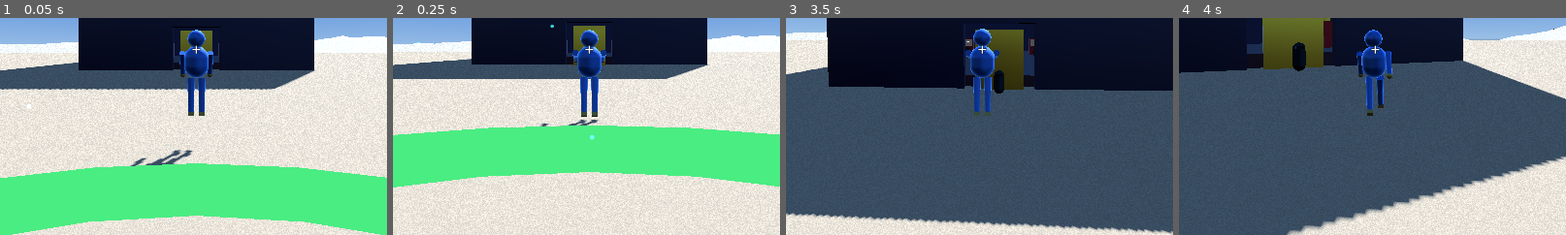
Above: before the commit, frames 1-4 (left to right).
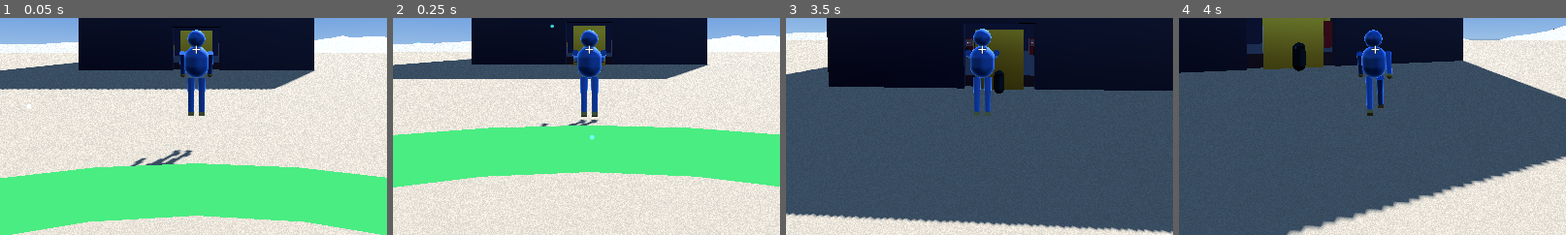
Above: after the commit, the same moments.

Repository: cactuszdre/cactusidle
Game: Godot game, scene res://scenes/main.tscn
Two runs of this game, one before a commit and one after it. Both use one fixed random seed, a clock stepped at 60 frames per second and the inputs below.
Inputs (mouse positions are % of the whole screen's width and height, from its top left):
- Up to frame 1 (0.05 s): no input
- Up to frame 2 (0.25 s): no input
- Up to frame 3 (3.5 s): tap Enter (ui_accept) at 0.5, 0.77, 1.52, 3.02 s; move the mouse to (55, 50) at 0.52 s; hold W (avancer) from 0.53 s (still down); click (55, 50) at 0.6 s; move the mouse to (45, 50) at 1.27 s; tap Tab (next_machine) at 1.35 s; move the mouse to (52, 48) at 2.02 s; hold S (reculer) 2.03-2.78 s; move the mouse to (49, 52) at 2.77 s; right-click (49, 52) at 2.85 s; click (49, 52) at 2.92 s
- Up to frame 4 (4 s): keep holding W (avancer); move the mouse to (57, 51) at 3.52 s; tap R (rotate_building) at 3.6 s; tap Enter (ui_accept) at 3.77 s
The pictures show only the part of the screen within x 25-75%, y 43-93%; the shares and areas given below are measured in that part.

The runs differ from the first frame. In frame 1, less than 0.1% of the frame differs, in the area x 44-46%, y 11-15%; in frame 2, less than 0.1%; in frame 3, 0.1%, in the area x 46-65%, y 9-17%; in frame 4, nothing differs.

Commit message:
feat: Add functional slot machine with player sitting and lever interaction.

Diff:
--- a/scenes/slot_machine.tscn
+++ b/scenes/slot_machine.tscn
@@ -31,17 +31,22 @@
 
 [sub_resource type="CylinderMesh" id="CylinderMesh_lever"]
 material = SubResource("StandardMaterial3D_lever")
-top_radius = 0.08
-bottom_radius = 0.08
-height = 0.8
+top_radius = 0.1
+bottom_radius = 0.1
+height = 1.2
+
+[sub_resource type="StandardMaterial3D" id="StandardMaterial3D_lever_handle"]
+albedo_color = Color(1, 0.1, 0.1, 1)
+metallic = 0.8
+roughness = 0.3
 
 [sub_resource type="SphereMesh" id="SphereMesh_lever_handle"]
-material = SubResource("StandardMaterial3D_lever")
-radius = 0.15
-height = 0.3
+material = SubResource("StandardMaterial3D_lever_handle")
+radius = 0.25
+height = 0.5
 
 [sub_resource type="BoxShape3D" id="BoxShape3D_lever"]
-size = Vector3(0.3, 1.0, 0.3)
+size = Vector3(0.5, 1.4, 0.5)
 
 [sub_resource type="StandardMaterial3D" id="StandardMaterial3D_chair"]
 albedo_color = Color(0.2, 0.1, 0.05, 1)
@@ -69,12 +74,29 @@
 transform = Transform3D(1, 0, 0, 0, 1, 0, 0, 0, 1, 0, 2.2, 0.8)
 mesh = SubResource("BoxMesh_screen")
 
+[node name="Reel1" type="Label3D" parent="Body/Screen"]
+transform = Transform3D(1, 0, 0, 0, 1, 0, 0, 0, 1, -0.4, 0, 0.1)
+text = "🎰"
+font_size = 64
+outline_size = 8
+
+[node name="Reel2" type="Label3D" parent="Body/Screen"]
+transform = Transform3D(1, 0, 0, 0, 1, 0, 0, 0, 1, 0, 0, 0.1)
+text = "🎰"
+font_size = 64
+outline_size = 8
+
+[node name="Reel3" type="Label3D" parent="Body/Screen"]
+transform = Transform3D(1, 0, 0, 0, 1, 0, 0, 0, 1, 0.4, 0, 0.1)
+text = "🎰"
+font_size = 64
+outline_size = 8
+
 [node name="Label3D" type="Label3D" parent="Body"]
-transform = Transform3D(1, 0, 0, 0, 1, 0, 0, 0, 1, 0, 2.2, 0.9)
-billboard = 1
+transform = Transform3D(1, 0, 0, 0, 1, 0, 0, 0, 1, 0, 1.2, 0.9)
 text = "JOUER
 50 🌵"
-font_size = 32
+font_size = 24
 outline_size = 6
 
 [node name="WinParticles" type="GPUParticles3D" parent="Body"]
@@ -87,23 +109,24 @@
 randomness = 0.5
 
 [node name="Lever" type="Node3D" parent="Body"]
-transform = Transform3D(1, 0, 0, 0, 1, 0, 0, 0, 1, 0.8, 1.5, 0.5)
+transform = Transform3D(1, 0, 0, 0, 1, 0, 0, 0, 1, 0.95, 1.6, 0.7)
 
-[node name="LeverMesh" type="MeshInstance3D" parent="Body/Lever"]
-transform = Transform3D(1, 0, 0, 0, 1, 0, 0, 0, 1, 0, 0, 0)
+[node name="LeverBase" type="MeshInstance3D" parent="Body/Lever"]
+transform = Transform3D(1, 0, 0, 0, 1, 0, 0, 0, 1, 0, 0.6, 0)
 mesh = SubResource("CylinderMesh_lever")
 
 [node name="LeverHandle" type="MeshInstance3D" parent="Body/Lever"]
-transform = Transform3D(1, 0, 0, 0, 1, 0, 0, 0, 1, 0, 0.5, 0)
+transform = Transform3D(1, 0, 0, 0, 1, 0, 0, 0, 1, 0, 1.2, 0)
 mesh = SubResource("SphereMesh_lever_handle")
 
 [node name="LeverCollider" type="StaticBody3D" parent="Body/Lever"]
 
 [node name="CollisionShape3D" type="CollisionShape3D" parent="Body/Lever/LeverCollider"]
+transform = Transform3D(1, 0, 0, 0, 1, 0, 0, 0, 1, 0, 0.6, 0)
 shape = SubResource("BoxShape3D_lever")
 
 [node name="Chair" type="Node3D" parent="."]
-transform = Transform3D(-1, 0, -8.74228e-08, 0, 1, 0, 8.74228e-08, 0, -1, 0, 0, 1.5)
+transform = Transform3D(-1, 0, -8.74228e-08, 0, 1, 0, 8.74228e-08, 0, -1, 0, 0, 2.2)
 
 [node name="Seat" type="CSGBox3D" parent="Chair"]
 transform = Transform3D(1, 0, 0, 0, 1, 0, 0, 0, 1, 0, 0.5, 0)
--- a/scripts/slot_machine.gd
+++ b/scripts/slot_machine.gd
@@ -3,12 +3,18 @@
 @export var spin_cost: int = 50
 @onready var game_manager = get_node_or_null("/root/Main/GameManager")
 @onready var screen_mesh = $Body/Screen
+@onready var reel1 = $Body/Screen/Reel1
+@onready var reel2 = $Body/Screen/Reel2
+@onready var reel3 = $Body/Screen/Reel3
 @onready var label = $Body/Label3D
 @onready var particles = $Body/WinParticles
 @onready var lever = $Body/Lever
 @onready var chair = $Chair
 @onready var sit_area = $Chair/SitArea
 @onready var sit_position = $Chair/SitPosition
+
+# Available emojis for the slot machine
+var emojis = ["🌵", "💎", "🍒", "🍋", "⭐", "🔔", "7️⃣", "🎰"]
 
 var is_spinning: bool = false
 var is_player_seated: bool = false
@@ -231,28 +237,49 @@
 	label.text = "..."
 	label.modulate = Color.WHITE
 
-	# Animate lever
+	# Animate lever - pull it toward the machine
 	var tween = create_tween()
-	tween.tween_property(lever, "rotation_degrees:x", -45, 0.2)
-	tween.tween_property(lever, "rotation_degrees:x", 0, 0.3)
-
-	# Visual spin effect
-	for i in range(10):
-		var random_color = Color(randf(), randf(), randf())
-		_set_screen_color(random_color)
+	tween.tween_property(lever, "rotation_degrees:x", 90, 0.3).set_trans(Tween.TRANS_CUBIC).set_ease(Tween.EASE_OUT)
+	tween.tween_property(lever, "rotation_degrees:x", 0, 0.4).set_trans(Tween.TRANS_ELASTIC).set_ease(Tween.EASE_OUT)
+
+	# Spin animation - randomize emojis rapidly
+	for i in range(15):
+		reel1.text = emojis[randi() % emojis.size()]
+		reel2.text = emojis[randi() % emojis.size()]
+		reel3.text = emojis[randi() % emojis.size()]
 		await get_tree().create_timer(0.1).timeout
 
-	# Result
-	var roll = randf()
-	if roll > 0.95: # Jackpot
-		_win(500, Color.GOLD, "JACKPOT !!")
-	elif roll > 0.6: # Win
+	# Final result
+	var final_reel1 = emojis[randi() % emojis.size()]
+	var final_reel2 = emojis[randi() % emojis.size()]
+	var final_reel3 = emojis[randi() % emojis.size()]
+
+	reel1.text = final_reel1
+	await get_tree().create_timer(0.2).timeout
+	reel2.text = final_reel2
+	await get_tree().create_timer(0.2).timeout
+	reel3.text = final_reel3
+	await get_tree().create_timer(0.3).timeout
+
+	# Check for win
+	if final_reel1 == final_reel2 and final_reel2 == final_reel3:
+		# All 3 match - JACKPOT!
+		var win_amount = 500
+		if final_reel1 == "💎":
+			win_amount = 1000  # Diamond jackpot
+		elif final_reel1 == "7️⃣":
+			win_amount = 777   # Lucky 7s
+		_win(win_amount, Color.GOLD, "JACKPOT !!")
+	elif final_reel1 == final_reel2 or final_reel2 == final_reel3 or final_reel1 == final_reel3:
+		# 2 match - small win
 		_win(100, Color.GREEN, "GAGNÉ !")
-	else: # Loss
+	else:
+		# Loss
 		_set_screen_color(Color.RED)
 		label.text = "PERDU..."
 		await get_tree().create_timer(1.0).timeout
 		is_spinning = false
+		_reset()
 		label.text = "Regardez le levier\n[F] Se lever"
 		label.modulate = Color.WHITE
 
@@ -272,7 +299,10 @@
 
 func _reset():
 	is_spinning = false
-	_set_screen_color(Color(0.2, 0.2, 0.2))
+	_set_screen_color(Color(0.1, 0.1, 0.15))
+	reel1.text = "🎰"
+	reel2.text = "🎰"
+	reel3.text = "🎰"
 	label.text = "JOUER\n" + str(spin_cost) + " 🌵"
 	label.modulate = Color.WHITE
 
